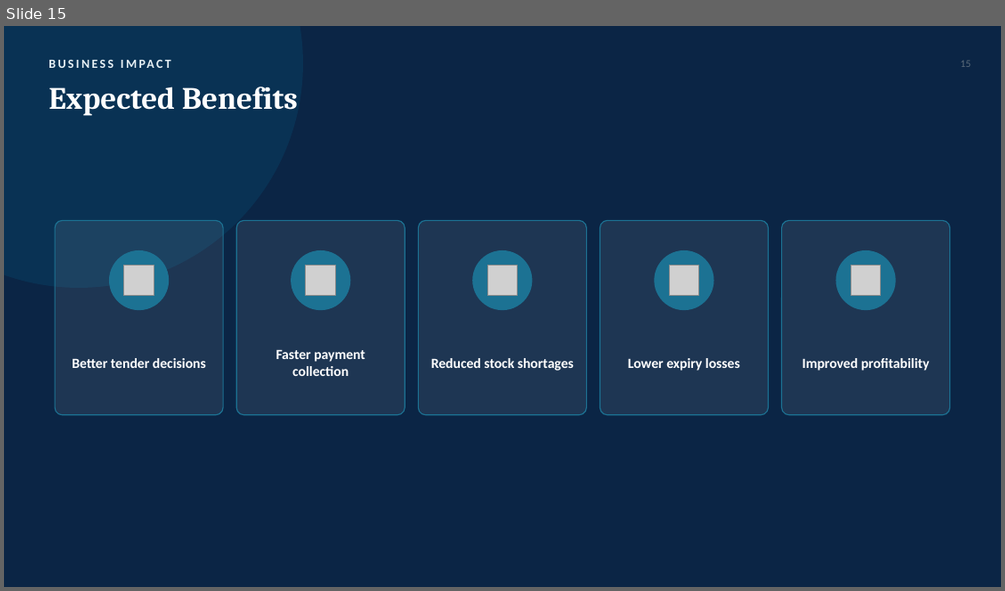
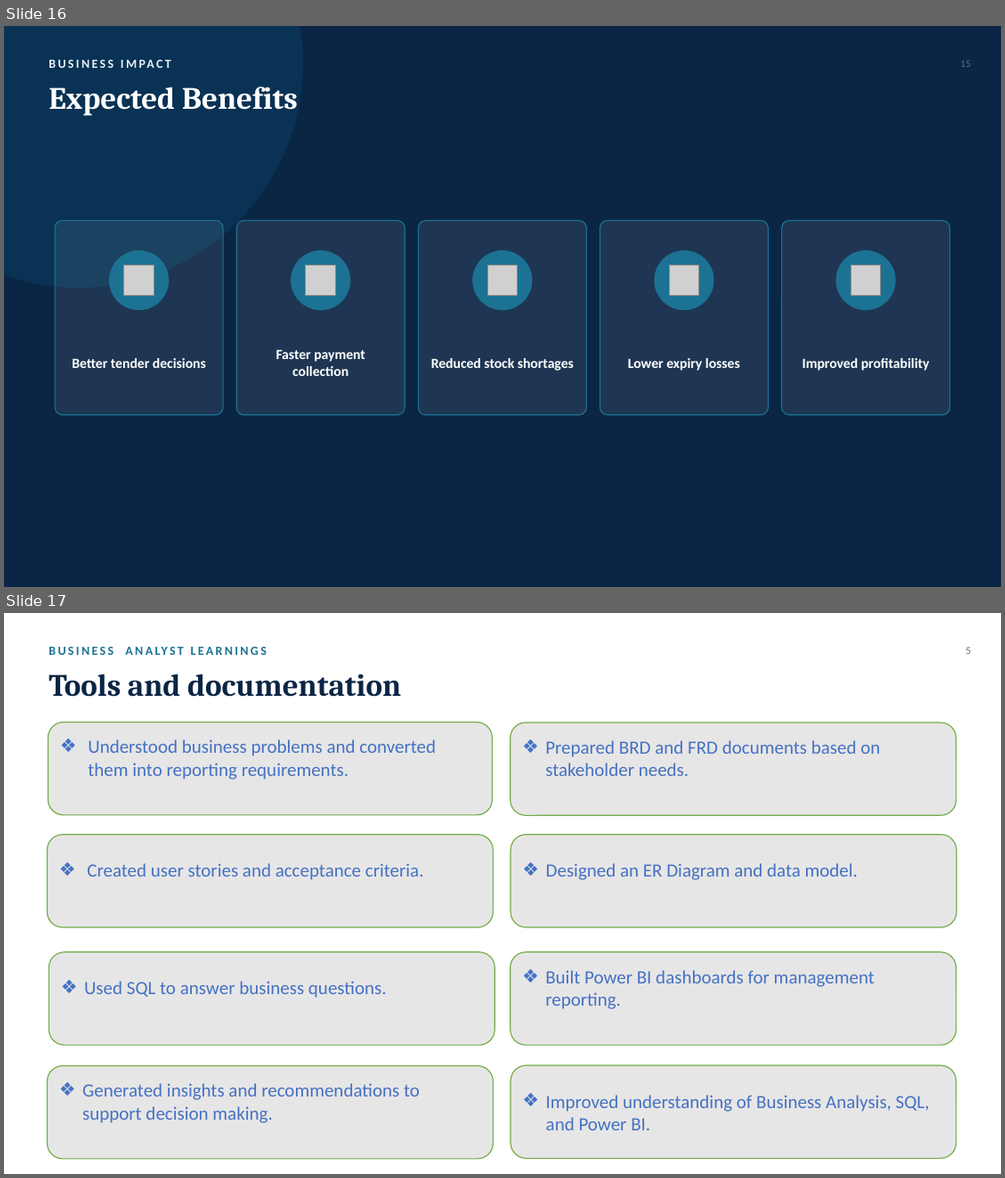
Before and after one commit to PratikKeniBA/Rahul_Pharma_BA_Project, a slide deck: Presentation/Rahul_Pharma_BA_Project_PPT 1.pptx. Shown one above the other, each under a label of ours: slide 15 before the commit, slides 16 and 17 after it. The pictures are 1005x591 and 1005x1178 pixels, drawn with LibreOffice and Linux fonts; fonts in the diff are those of the drawing; grey boxes stand for pictures. Boxes give left, top, right and bottom in pixels: in the first picture for what was removed or moved away, otherwise in the second. Text is boxed around its words. In the diff, an @@ line names an element or a change of style, - is before the commit and + after.

```diff
--- a/Presentation/Rahul_Pharma_BA_Project_PPT 1.pptx
+++ b/Presentation/Rahul_Pharma_BA_Project_PPT 1.pptx
@@ slide 17 added at <box>4,613,1001,1174</box>, background #FFFFFF @@
@@ text added at <box>48,639,647,662</box>, 12 pt, text #1C7293, bold @@
+BUSINESS ANALYST LEARNINGS
@@ text added at <box>965,647,971,654</box>, 10 pt, text #5B6B7A @@
+5
@@ text added at <box>48,674,401,697</box>, 30 pt, text #0B2545, bold @@
+Tools and documentation
@@ rounded rectangle added at <box>48,722,493,815</box>, fill #E7E6E6, outline #70AD47 1 pt, 18 pt, text #4472C4 @@
+❖ Understood business problems and converted them into reporting requirements.
@@ rounded rectangle added at <box>510,722,956,815</box>, fill #E7E6E6, outline #70AD47 1 pt, 18 pt, text #4472C4 @@
+❖ Prepared BRD and FRD documents based on stakeholder needs.
@@ rounded rectangle added at <box>48,835,493,927</box>, fill #E7E6E6, outline #70AD47 1 pt, 18 pt, text #4472C4 @@
+❖ Created user stories and acceptance criteria.
@@ rounded rectangle added at <box>510,835,956,927</box>, fill #E7E6E6, outline #70AD47 1 pt, 18 pt, text #4472C4 @@
+❖ Designed an ER Diagram and data model.
@@ rounded rectangle added at <box>48,952,494,1045</box>, fill #E7E6E6, outline #70AD47 1 pt, 18 pt, text #4472C4 @@
+❖ Used SQL to answer business questions.
@@ rounded rectangle added at <box>510,952,956,1045</box>, fill #E7E6E6, outline #70AD47 1 pt, 18 pt, text #4472C4 @@
+❖ Built Power BI dashboards for management reporting.
@@ rounded rectangle added at <box>48,1065,493,1159</box>, fill #E7E6E6, outline #70AD47 1 pt, 18 pt, text #4472C4 @@
+❖ Generated insights and recommendations to support decision making.
@@ rounded rectangle added at <box>510,1065,956,1159</box>, fill #E7E6E6, outline #70AD47 1 pt, 18 pt, text #4472C4 @@
+❖ Improved understanding of Business Analysis, SQL, and Power BI.
@@ what was slide 15 is now slide 16 @@
```
Also in this commit, not shown: 7 slides changed, 1 other slide added.
